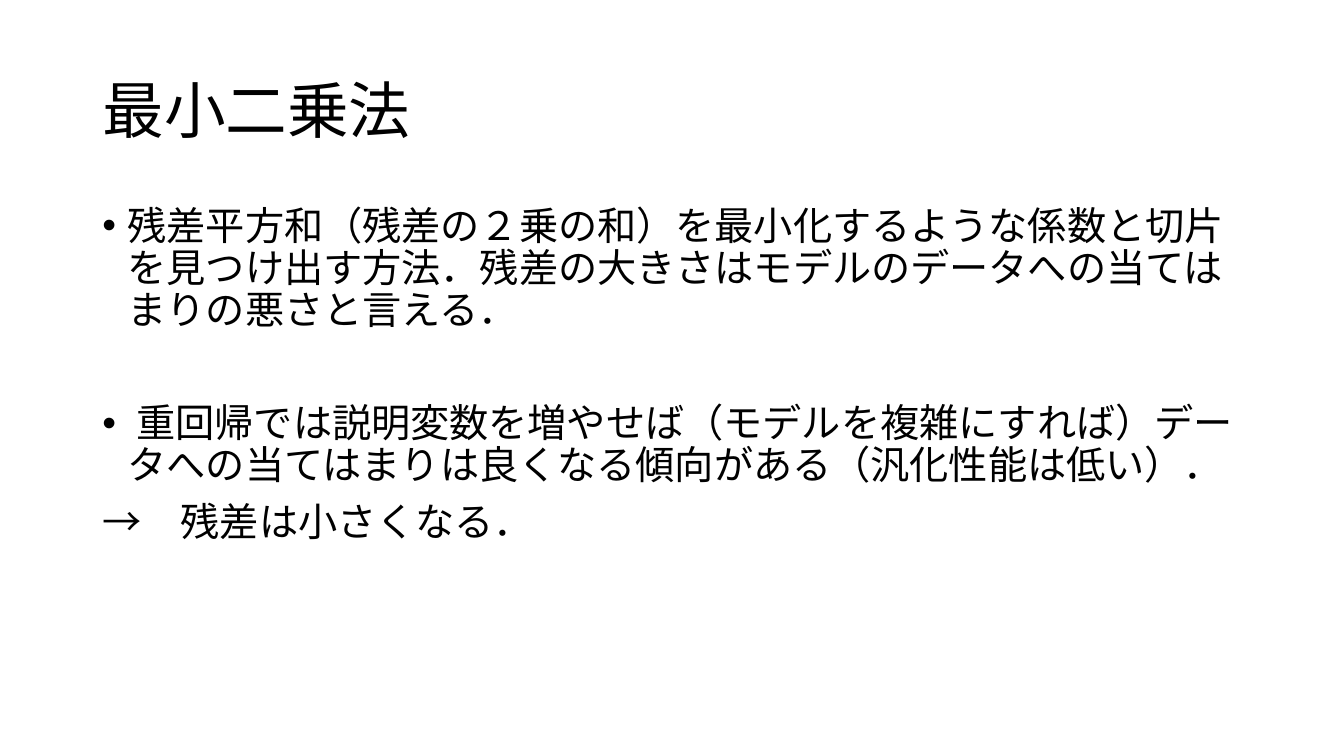
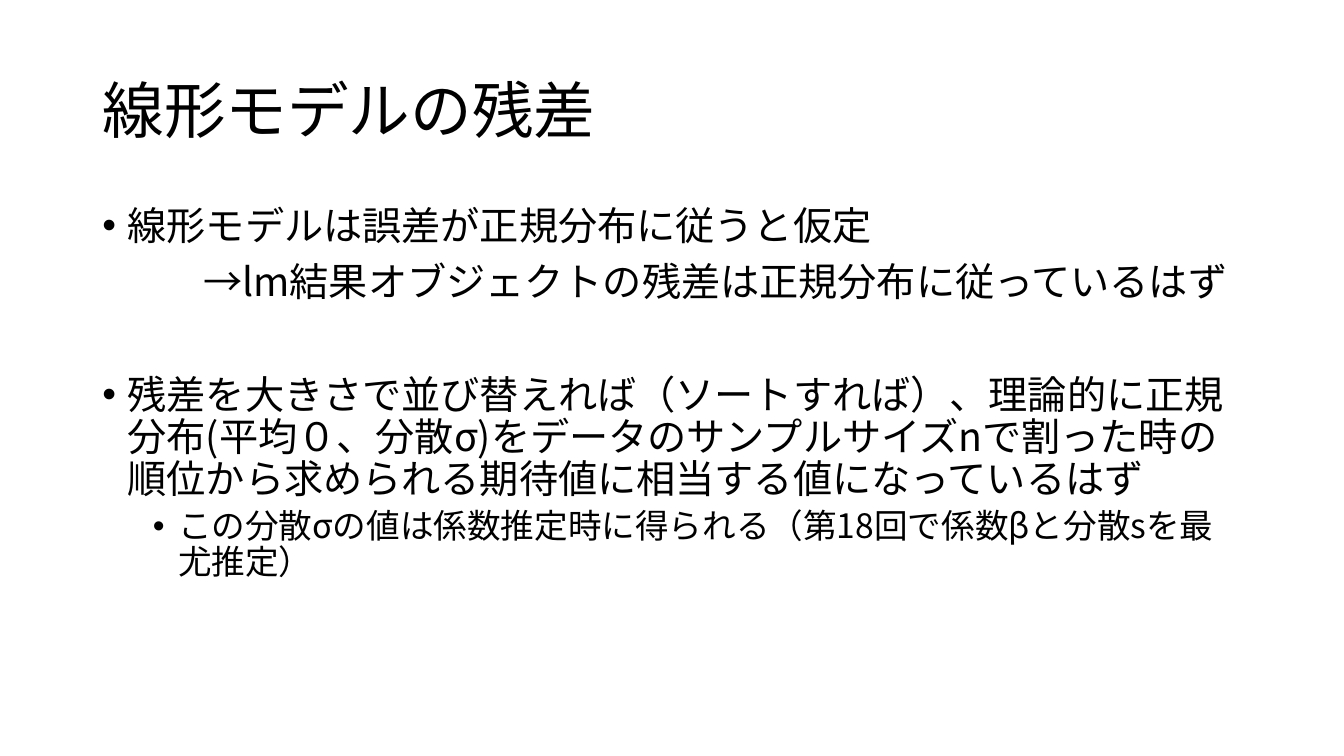
Before and after one commit to KoHMB/Shigen_kensyu_FRA, a slide deck: slide 6 of R/スライド/第25回.pptx (slide 2 before the commit). Drawn at 1344x756 pixels with LibreOffice and Linux fonts; fonts in the diff are those of the drawing. Boxes give left, top, right and bottom in pixels: in the first picture for what was removed or moved away, otherwise in the second. Text is boxed around its words. In the diff, an @@ line names an element or a change of style, - is before the commit and + after.

```diff
--- a/R/スライド/第25回.pptx
+++ b/R/スライド/第25回.pptx
@@ title at <box>102,80,595,138</box>: text changed @@
-最小二乗法
+線形モデルの残差
@@ text at <box>128,206,1227,547</box>: text changed @@
-• 残差平方和（残差の２乗の和）を最小化するような係数と切片を見つけ出す方法．残差の大きさはモデルのデータへの当てはまりの悪さと言える．
-• 重回帰では説明変数を増やせば（モデルを複雑にすれば）データへの当てはまりは良くなる傾向がある（汎化性能は低い）．
-→ 残差は小さくなる．
+• 線形モデルは誤差が正規分布に従うと仮定
+→lm結果オブジェクトの残差は正規分布に従っているはず
+• 残差を大きさで並び替えれば（ソートすれば）、理論的に正規分布(平均０、分散σ)をデータのサンプルサイズnで割った時の順位から求められる期待値に相当する値になっているはず
+  • この分散σの値は係数推定時に得られる（第18回で係数βと分散sを最尤推定）
```
Also in this commit, not shown: 3 other slides changed, 7 slides added, 4 slides removed, 12 other files.
